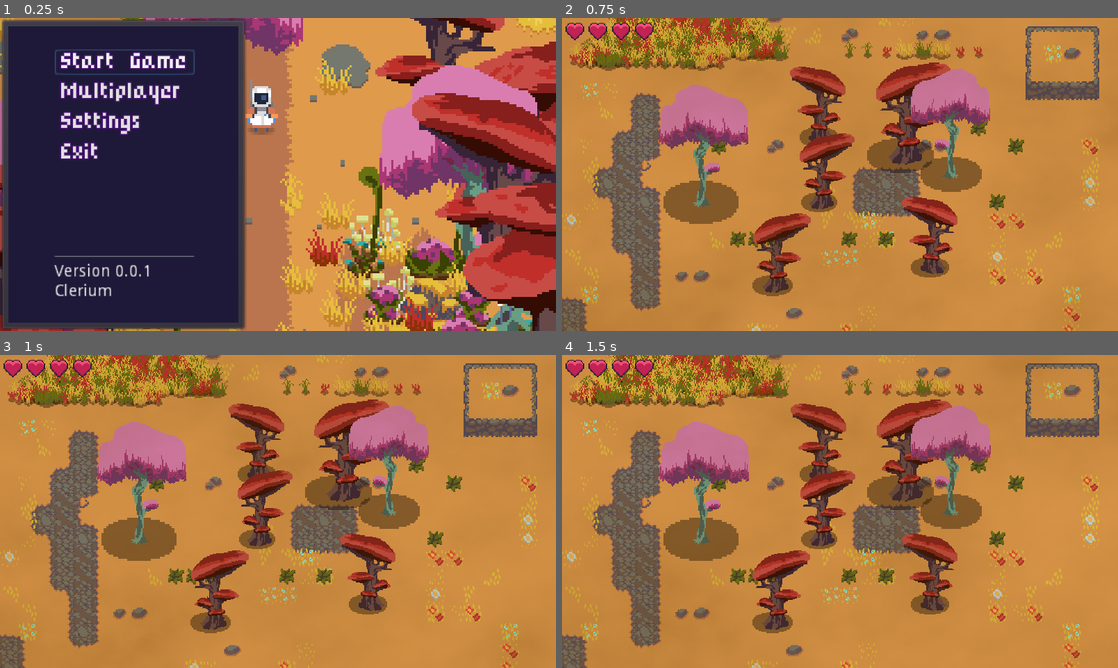
Above: before the commit, frames 1-4 (two rows, left to right).
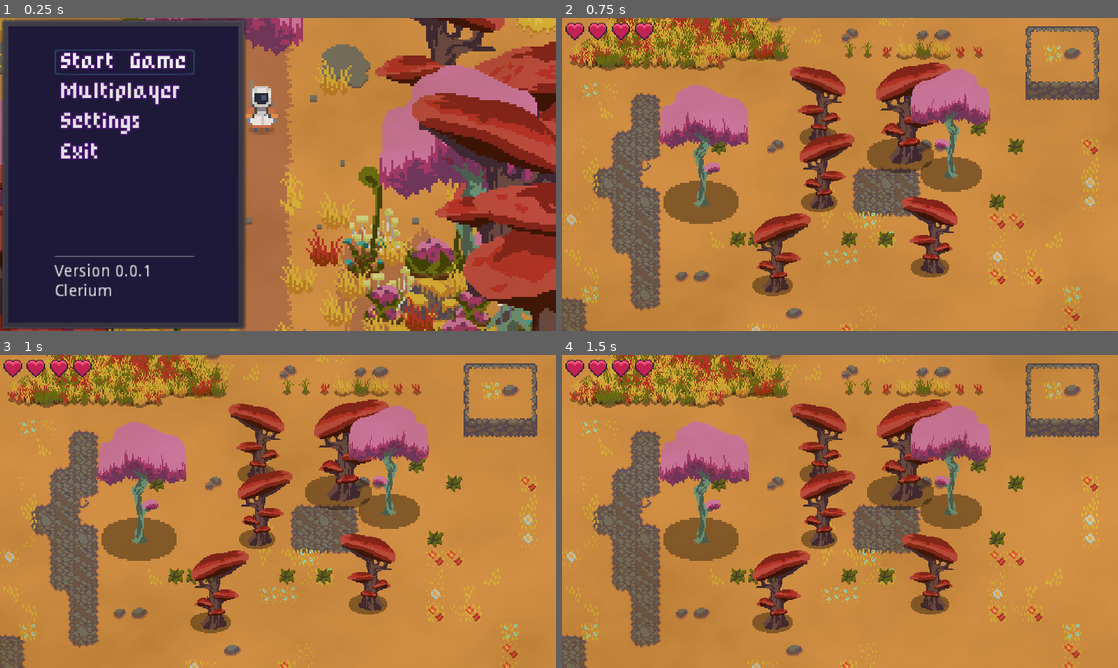
Above: after the commit, the same moments.

Repository: diegoteran/SmallWorlds
Game: Godot game, scene res://Menus/TitleScreen.tscn
Two runs of this game, one before a commit and one after it. Both use one fixed random seed, a clock stepped at 60 frames per second and the inputs below. The engine's default icon, where the game draws it, is replaced by a stand-in: a white triangle on a blue panel in a dark square.
Inputs (mouse positions are in pixels of both pictures, inside the frame that each line leads up to):
- Up to frame 1 (0.25 s): no input
- Up to frame 2 (0.75 s): click "Start Game" at 0.5 s
- Up to frame 3 (1 s): no input
- Up to frame 4 (1.5 s): move the mouse to (962, 495) at 1.27 s; hold Right (ui_right) from 1.28 s (still down); tap J (attack) at 1.35 s

The runs differ from the first frame. In frame 1, 9.3% of the frame differs, in the area x 0-97%, y 0-100%; in frame 2, nothing differs; in frame 3, nothing differs; in frame 4, nothing differs.
Error in both runs: Invalid get index '3' (on base: 'Array'). (res://Network/Network.gd:30)

Commit message:
fix menu move sfx

Diff:
--- a/SmallWorlds/Menus/TitleScreen.tscn
+++ b/SmallWorlds/Menus/TitleScreen.tscn
@@ -1,6 +1,7 @@
-[gd_scene load_steps=4 format=2]
+[gd_scene load_steps=5 format=2]
 
 [ext_resource path="res://PixelArt/Menu/placeholder_screen.png" type="Texture" id=1]
+[ext_resource path="res://World/Weather.tscn" type="PackedScene" id=2]
 [ext_resource path="res://Menus/TitleScreen.gd" type="Script" id=3]
 
 [sub_resource type="Animation" id=1]
@@ -37,6 +38,8 @@
 "_edit_use_anchors_": false
 }
 
+[node name="Weather" parent="." instance=ExtResource( 2 )]
+
 [node name="PanelContainer" type="PanelContainer" parent="."]
 anchor_bottom = 1.0
 margin_right = 213.0
--- /dev/null
+++ b/SmallWorlds/World/Weather.tscn
@@ -0,0 +1,44 @@
+[gd_scene load_steps=5 format=2]
+
+[ext_resource path="res://icon.png" type="Texture" id=1]
+[ext_resource path="res://Effects/noise_combined.png" type="Texture" id=2]
+
+[sub_resource type="Shader" id=1]
+code = "shader_type canvas_item;
+
+uniform sampler2D noise_img;
+uniform float time = 1.0;
+uniform vec4 smoke_color : hint_color;
+
+
+void fragment() {
+	vec2 uv1 = vec2(UV.x + TIME * time, UV.y);
+	vec2 uv2 = vec2(UV.x - TIME * time * 1.2, UV.y);
+	vec2 uv3 = vec2(UV.x, UV.y + TIME * time + 1.5);
+
+	float noise_r = texture(noise_img, uv1).r;
+	float noise_g = texture(noise_img, uv2).g;
+	float noise_b = texture(noise_img, uv3).b;
+
+	vec3 new_color = vec3(noise_r, noise_g, noise_b);
+
+	float new_alpha = noise_r * noise_g * noise_b;
+
+	COLOR.rgb = smoke_color.rgb;
+	COLOR.a = clamp(new_alpha * 2.0, 0.0, 1.0);
+}"
+custom_defines = ""
+
+[sub_resource type="ShaderMaterial" id=2]
+shader = SubResource( 1 )
+shader_param/time = 0.05
+shader_param/smoke_color = Color( 0.411765, 0.243137, 0.027451, 1 )
+shader_param/noise_img = ExtResource( 2 )
+
+[node name="Weather" type="Node2D"]
+
+[node name="Fog" type="Sprite" parent="."]
+material = SubResource( 2 )
+position = Vector2( 340.869, 189.523 )
+scale = Vector2( 23.4732, 17.3278 )
+texture = ExtResource( 1 )
--- a/SmallWorlds/World/World.tscn
+++ b/SmallWorlds/World/World.tscn
@@ -1,9 +1,9 @@
-[gd_scene load_steps=66 format=2]
+[gd_scene load_steps=63 format=2]
 
 [ext_resource path="res://World/Bush.tscn" type="PackedScene" id=1]
 [ext_resource path="res://PixelArt/TileSet/Background.tres" type="TileSet" id=2]
 [ext_resource path="res://World/DayNightCycle.gd" type="Script" id=3]
-[ext_resource path="res://icon.png" type="Texture" id=4]
+[ext_resource path="res://World/Weather.tscn" type="PackedScene" id=4]
 [ext_resource path="res://Action RPG Resources/World/CliffTileset.png" type="Texture" id=5]
 [ext_resource path="res://World/Grass.tscn" type="PackedScene" id=6]
 [ext_resource path="res://World/TallGrass.tscn" type="PackedScene" id=7]
@@ -11,7 +11,6 @@
 [ext_resource path="res://World/Tree.tscn" type="PackedScene" id=9]
 [ext_resource path="res://World/World.gd" type="Script" id=10]
 [ext_resource path="res://PixelArt/FloraAssetPack/Tileset/Grass Tileset.png" type="Texture" id=11]
-[ext_resource path="res://Effects/noise_combined.png" type="Texture" id=12]
 
 [sub_resource type="TileSet" id=1]
 0/name = "Grass 1"
@@ -528,38 +527,6 @@
 "values": [ Color( 0, 0, 0, 1 ), Color( 0, 0, 0, 1 ), Color( 0.87451, 0.690196, 0.372549, 1 ), Color( 0.913725, 0.85882 …(225 unchanged characters)…
 }
 
-[sub_resource type="Shader" id=52]
-code = "shader_type canvas_item;
-
-uniform sampler2D noise_img;
-uniform float time = 1.0;
-uniform vec4 smoke_color : hint_color;
-
-
-void fragment() {
-	vec2 uv1 = vec2(UV.x + TIME * time, UV.y);
-	vec2 uv2 = vec2(UV.x - TIME * time * 1.2, UV.y);
-	vec2 uv3 = vec2(UV.x, UV.y + TIME * time + 1.5);
-
-	float noise_r = texture(noise_img, uv1).r;
-	float noise_g = texture(noise_img, uv2).g;
-	float noise_b = texture(noise_img, uv3).b;
-
-	vec3 new_color = vec3(noise_r, noise_g, noise_b);
-
-	float new_alpha = noise_r * noise_g * noise_b;
-
-	COLOR.rgb = smoke_color.rgb;
-	COLOR.a = clamp(new_alpha * 2.0, 0.0, 1.0);
-}"
-custom_defines = ""
-
-[sub_resource type="ShaderMaterial" id=53]
-shader = SubResource( 52 )
-shader_param/time = 0.05
-shader_param/smoke_color = Color( 0.411765, 0.243137, 0.027451, 1 )
-shader_param/noise_img = ExtResource( 12 )
-
 [node name="World" type="Node2D"]
 script = ExtResource( 10 )
 
@@ -1554,10 +1521,4 @@
 
 [node name="Foreground" type="Node2D" parent="."]
 
-[node name="Weather" type="Node2D" parent="Foreground"]
-
-[node name="Fog" type="Sprite" parent="Foreground/Weather"]
-material = SubResource( 53 )
-position = Vector2( 340.869, 189.523 )
-scale = Vector2( 23.4732, 17.3278 )
-texture = ExtResource( 4 )
+[node name="Weather" parent="Foreground" instance=ExtResource( 4 )]
--- a/SmallWorlds/config.cfg
+++ b/SmallWorlds/config.cfg
@@ -1,4 +1,4 @@
 [audio]
 
-music=0.6
+music=0.7
 sfx=1.0
--- a/SmallWorlds/project.godot
+++ b/SmallWorlds/project.godot
@@ -65,6 +65,16 @@
 "stream": false,
 "svg/scale": 1.0
 }
+wav={
+"compress/mode": 0,
+"edit/loop": false,
+"edit/normalize": false,
+"edit/trim": false,
+"force/8_bit": false,
+"force/max_rate": false,
+"force/max_rate_hz": 44100,
+"force/mono": false
+}
 
 [input]
 
Not shown, changed: SmallWorlds/SoundFX/Sounds/Menu Move2.wav.import
Not shown, changed: SmallWorlds/SoundFX/Sounds/Menu Move.wav
Not shown, added: SmallWorlds/SoundFX/Sounds/Menu Move2.wav
Not shown, removed: SmallWorlds/SoundFX/Sounds/Menu Move3.wav
